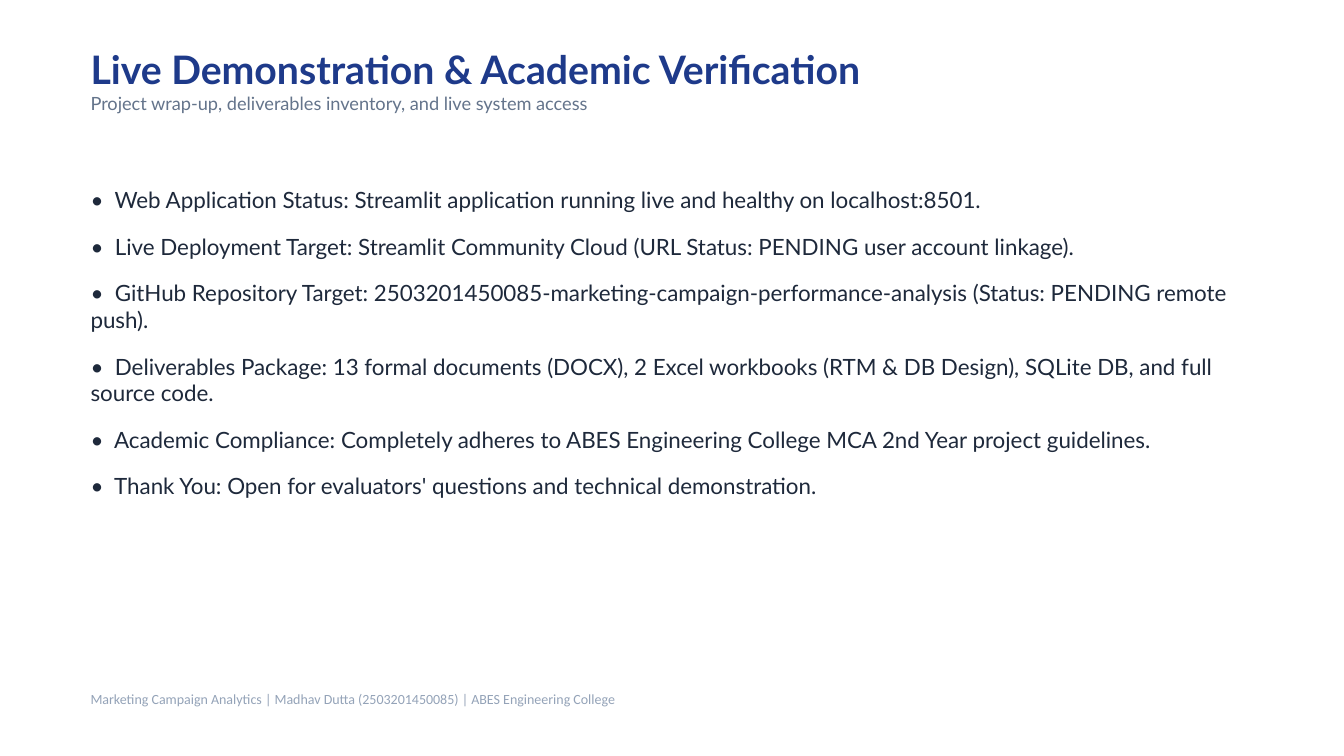
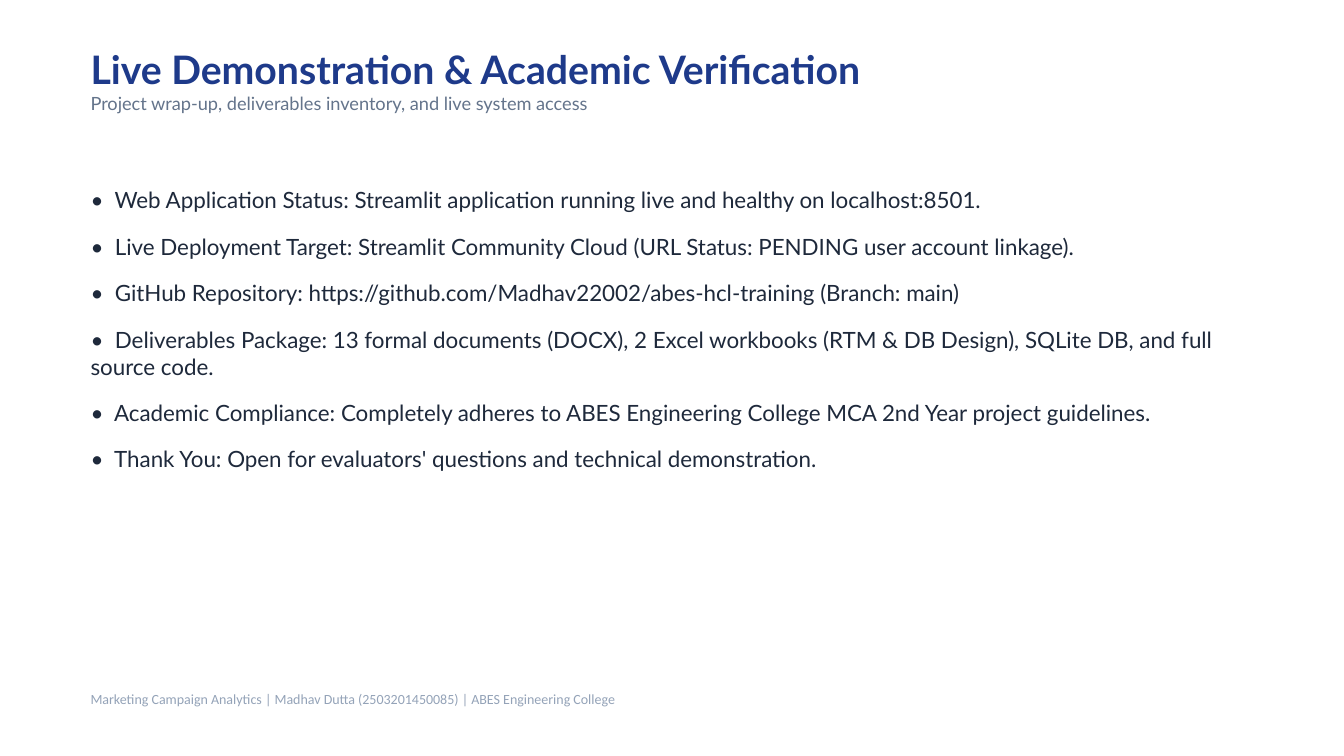
Before and after one commit to Madhav22002/abes-hcl-training, a slide deck: slide 11 of docs/2503201450085_Presentation.pptx. Drawn at 1344x756 pixels with LibreOffice and Linux fonts; fonts in the diff are those of the drawing. Boxes give left, top, right and bottom in pixels: in the first picture for what was removed or moved away, otherwise in the second. Text is boxed around its words. In the diff, an @@ line names an element or a change of style, - is before the commit and + after.

Commit message:
docs: link official GitHub repository in report, slides, and config

```diff
--- a/docs/2503201450085_Presentation.pptx
+++ b/docs/2503201450085_Presentation.pptx
@@ text at (x1=115, y1=284, x2=959, y2=305): text changed @@
-• GitHub Repository Target: 2503201450085-marketing-campaign-performance-analysis (Status: PENDING remote push).
+• GitHub Repository: https://github.com/Madhav22002/abes-hcl-training (Branch: main)
```
Also in this commit, not shown: 1 other slide changed, 5 other files.
